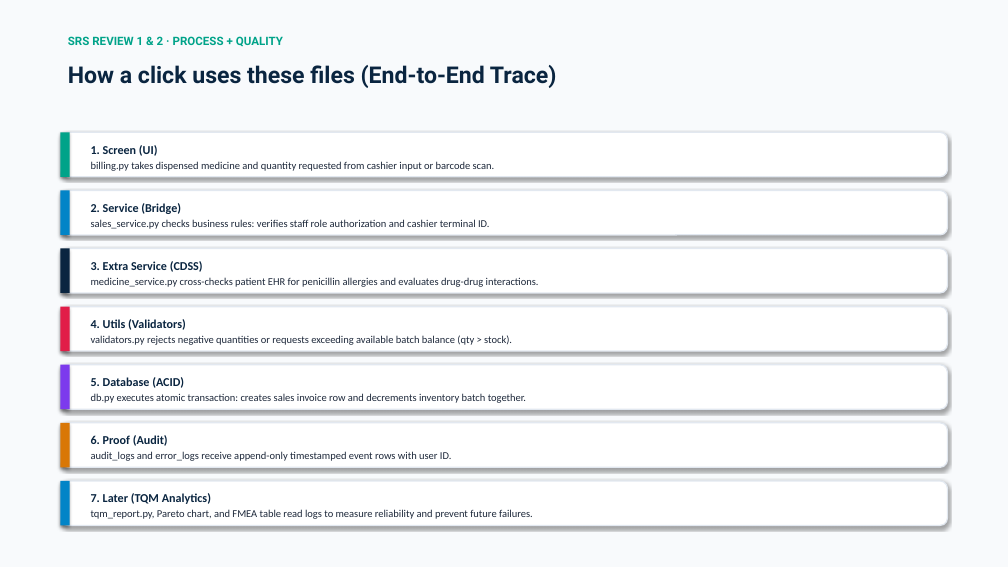
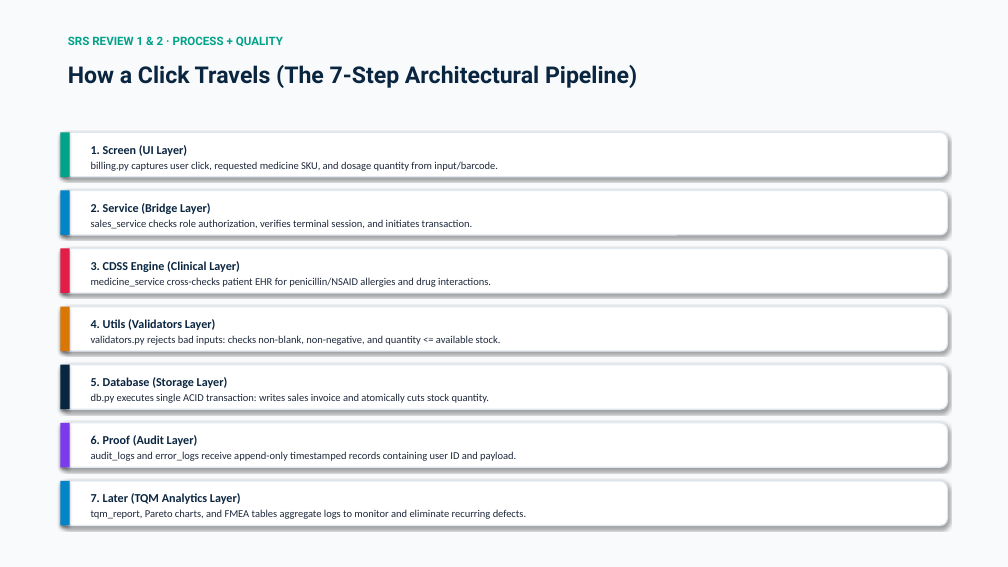
Before and after one commit to Piyush7251/Pharmacy_Management_System, a slide deck: slide 8 of AegisPharm_TQM_Presentation_Piyush_Bhatt.pptx (slide 26 before the commit). Drawn at 1008x567 pixels with LibreOffice and Linux fonts; fonts in the diff are those of the drawing. Boxes give left, top, right and bottom in pixels: in the first picture for what was removed or moved away, otherwise in the second. Text is boxed around its words. In the diff, an @@ line names an element or a change of style, - is before the commit and + after.

```diff
--- a/AegisPharm_TQM_Presentation_Piyush_Bhatt.pptx
+++ b/AegisPharm_TQM_Presentation_Piyush_Bhatt.pptx
@@ text at box(68, 65, 637, 88): text changed @@
-How a click uses these files (End-to-End Trace)
+How a Click Travels (The 7-Step Architectural Pipeline)
@@ text at box(91, 145, 498, 171): text changed @@
-1. Screen (UI)
-billing.py takes dispensed medicine and quantity requested from cashier input or barcode scan.
+1. Screen (UI Layer)
+billing.py captures user click, requested medicine SKU, and dosage quantity from input/barcode.
@@ text at box(91, 203, 472, 229): text changed @@
-2. Service (Bridge)
-sales_service.py checks business rules: verifies staff role authorization and cashier terminal ID.
+2. Service (Bridge Layer)
+sales_service checks role authorization, verifies terminal session, and initiates transaction.
@@ rectangle at box(60, 249, 70, 293): fill #0A2540 to #E11D48 @@
@@ text at box(91, 261, 491, 287): text changed @@
-3. Extra Service (CDSS)
-medicine_service.py cross-checks patient EHR for penicillin allergies and evaluates drug-drug interactions.
+3. CDSS Engine (Clinical Layer)
+medicine_service cross-checks patient EHR for penicillin/NSAID allergies and drug interactions.
@@ rectangle at box(60, 307, 70, 352): fill #E11D48 to #D97706 @@
@@ text at box(91, 319, 501, 345): text changed @@
-4. Utils (Validators)
-validators.py rejects negative quantities or requests exceeding available batch balance (qty > stock).
+4. Utils (Validators Layer)
+validators.py rejects bad inputs: checks non-blank, non-negative, and quantity <= available stock.
@@ rectangle at box(60, 364, 70, 409): fill #7C3AED to #0A2540 @@
@@ text at box(91, 377, 489, 403): text changed @@
-5. Database (ACID)
-db.py executes atomic transaction: creates sales invoice row and decrements inventory batch together.
+5. Database (Storage Layer)
+db.py executes single ACID transaction: writes sales invoice and atomically cuts stock quantity.
@@ rectangle at box(60, 423, 70, 467): fill #D97706 to #7C3AED @@
@@ text at box(91, 435, 516, 461): text changed @@
-6. Proof (Audit)
-audit_logs and error_logs receive append-only timestamped event rows with user ID.
+6. Proof (Audit Layer)
+audit_logs and error_logs receive append-only timestamped records containing user ID and payload.
@@ text at box(91, 493, 526, 519): text changed @@
-7. Later (TQM Analytics)
-tqm_report.py, Pareto chart, and FMEA table read logs to measure reliability and prevent future failures.
+7. Later (TQM Analytics Layer)
+tqm_report, Pareto charts, and FMEA tables aggregate logs to monitor and eliminate recurring defects.
```
Also in this commit, not shown: 10 other slides changed, 7 slides added, 68 slides removed, 2 other files.
